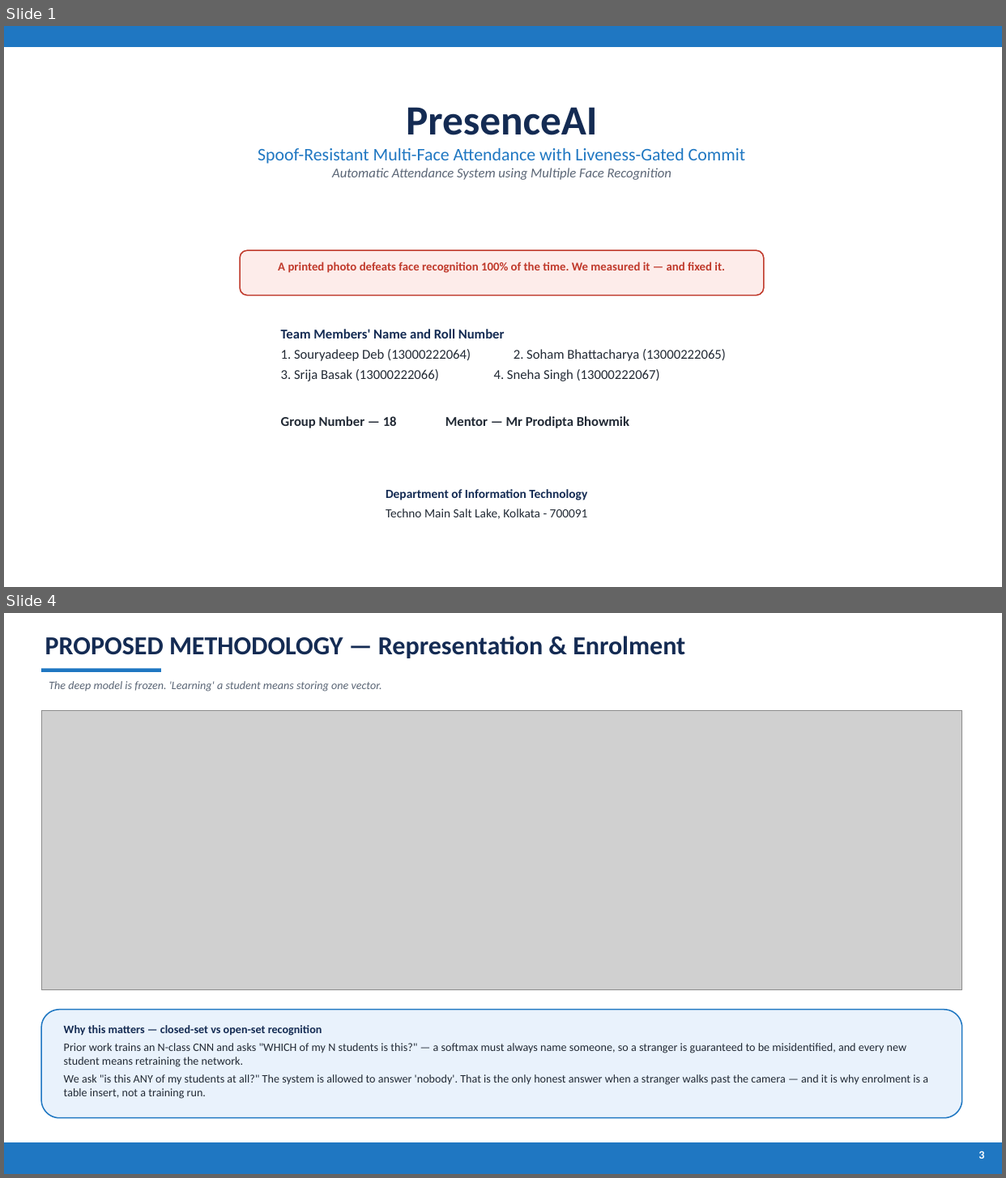
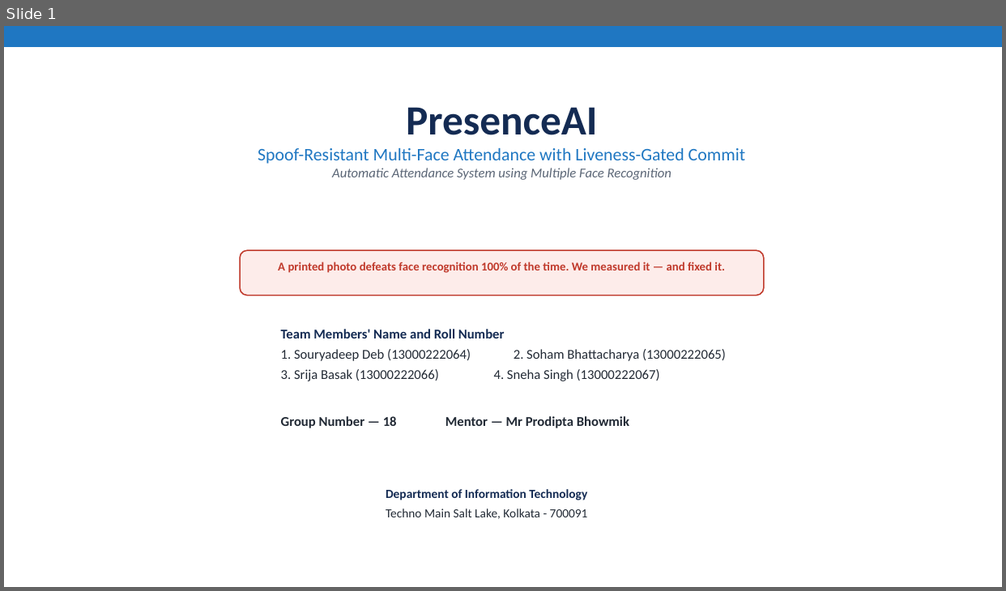
Before and after one commit to SohamBhattacharjee2003/MutiFace-Attendance-System, a slide deck: Server/results/PresenceAI_Presentation.pptx. Shown one above the other, each under a label of ours: slides 1 and 4 before the commit, slide 1 after it; the slides between them are not shown. The pictures are 1006x1178 and 1006x591 pixels, drawn with LibreOffice and Linux fonts; fonts in the diff are those of the drawing; grey boxes stand for pictures. Boxes give left, top, right and bottom in pixels: in the first picture for what was removed or moved away, otherwise in the second. Text is boxed around its words. In the diff, an @@ line names an element or a change of style, - is before the commit and + after.

Commit message:
Deck: drop the sequence diagram, 11 slides, five more generated diagrams
- Sequence diagram removed; the two methodology slides merged into one.
- New diagrams, all drawn from code: system architecture (one laptop, no cloud);
  the attack itself (real face and a photo of that face produce nearly identical
  embeddings, so both are marked present); genuine-vs-impostor score distributions
  with the calibrated threshold marked; the open-set ROC with AUC and EER; and the
  recurring-cost comparison against a cloud face API.
- The score distribution and ROC are recomputed on the SAME split scripts/evaluate.py
  uses, so the curves on the slides are the distributions the reported FAR actually
  came from — not a redraw from different data.

```diff
--- a/Server/results/PresenceAI_Presentation.pptx
+++ b/Server/results/PresenceAI_Presentation.pptx
@@ slide 4 removed at [4, 613, 1002, 1174], background #FFFFFF @@
@@ text removed at [45, 636, 685, 658] @@
-PROPOSED METHODOLOGY — Representation & Enrolment
@@ rectangle removed at [41, 668, 161, 672] @@
@@ text removed at [49, 681, 382, 692] @@
-The deep model is frozen. 'Learning' a student means storing one vector.
@@ picture removed at [41, 710, 962, 990] @@
@@ rounded rectangle removed at [41, 1010, 962, 1118] @@
@@ text removed at [64, 1025, 928, 1099] @@
-Why this matters — closed-set vs open-set recognition
-Prior work trains an N-class CNN and asks "WHICH of my N students is this?" — a softmax must always name someone, so a stranger is guaranteed to be misidentified, and every new student means retraining the network.
-We ask "is this ANY of my students at all?" The system is allowed to answer 'nobody'. That is the only honest answer when a stranger walks past the camera — and it is why enrolment is a table insert, not a training run.
@@ rectangle removed at [4, 1143, 1002, 1174] @@
@@ text removed at [978, 1151, 984, 1159] @@
-3
```
Also in this commit, not shown: 9 slides changed, 1 slide added, 2 other slides removed, 6 other files.
